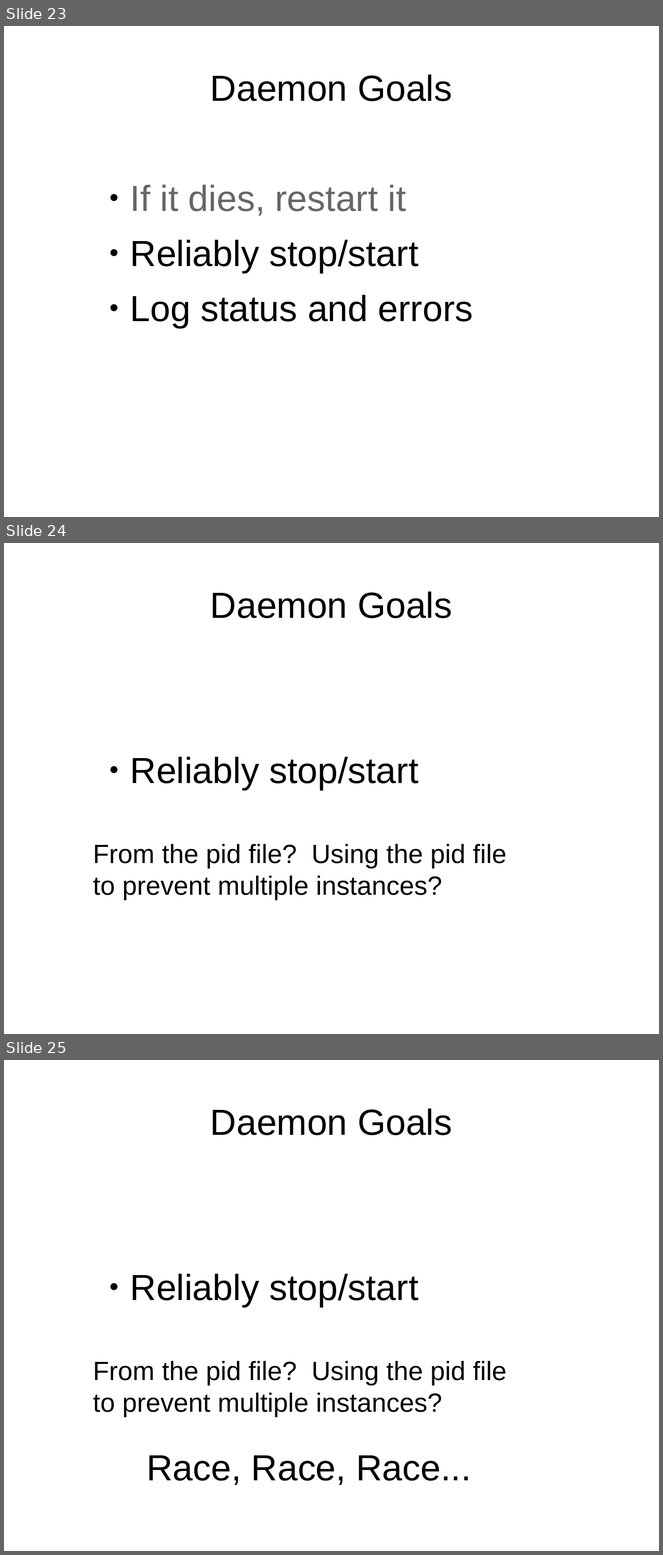
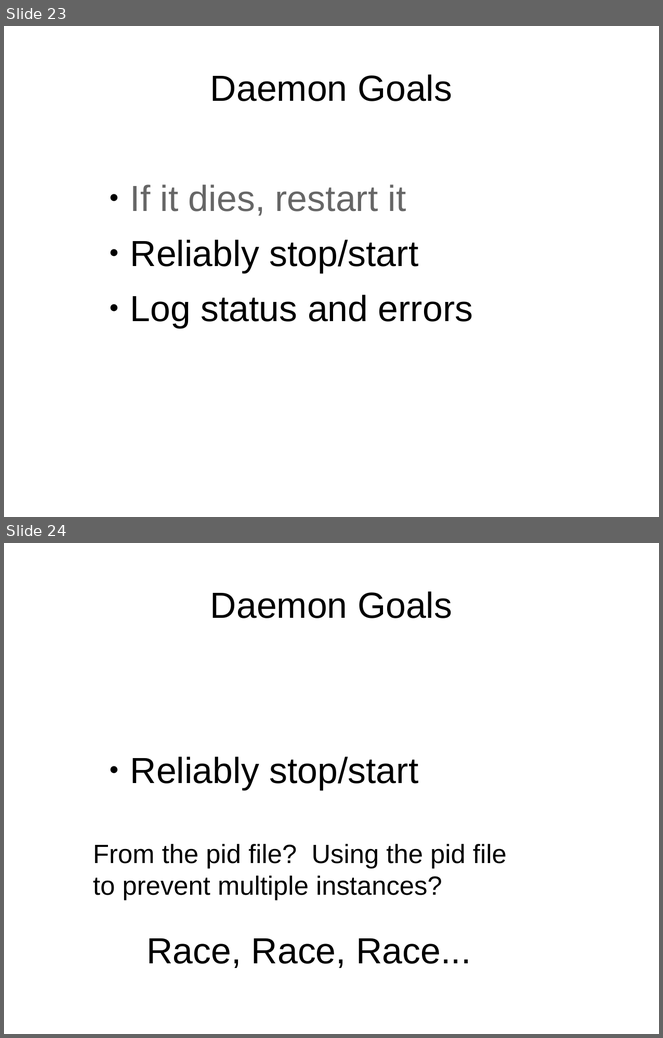
Before and after one commit to nrdvana/yapc-supervision-talk, a slide deck: slides.odp. Shown one above the other, each under a label of ours: slides 23, 24 and 25 before the commit, slides 23 and 24 after it. The pictures are 663x1555 and 663x1038 pixels, drawn with LibreOffice and Linux fonts; fonts in the diff are those of the drawing. Boxes give left, top, right and bottom in pixels: in the first picture for what was removed or moved away, otherwise in the second. Text is boxed around its words. In the diff, an @@ line names an element or a change of style, - is before the commit and + after.

Commit message:
Trimmed 2 unnecessary slides

```diff
--- a/slides.odp
+++ b/slides.odp
@@ slide 24 removed at box(4, 543, 659, 1034), background #FFFFFF @@
@@ title removed at box(210, 591, 452, 618) @@
-Daemon Goals
@@ text removed at box(130, 757, 418, 790) @@
-● Reliably stop/start
@@ text removed at box(93, 844, 507, 900) @@
-From the pid file? Using the pid file to prevent multiple instances?
@@ what was slide 25 is now slide 24 @@
```
